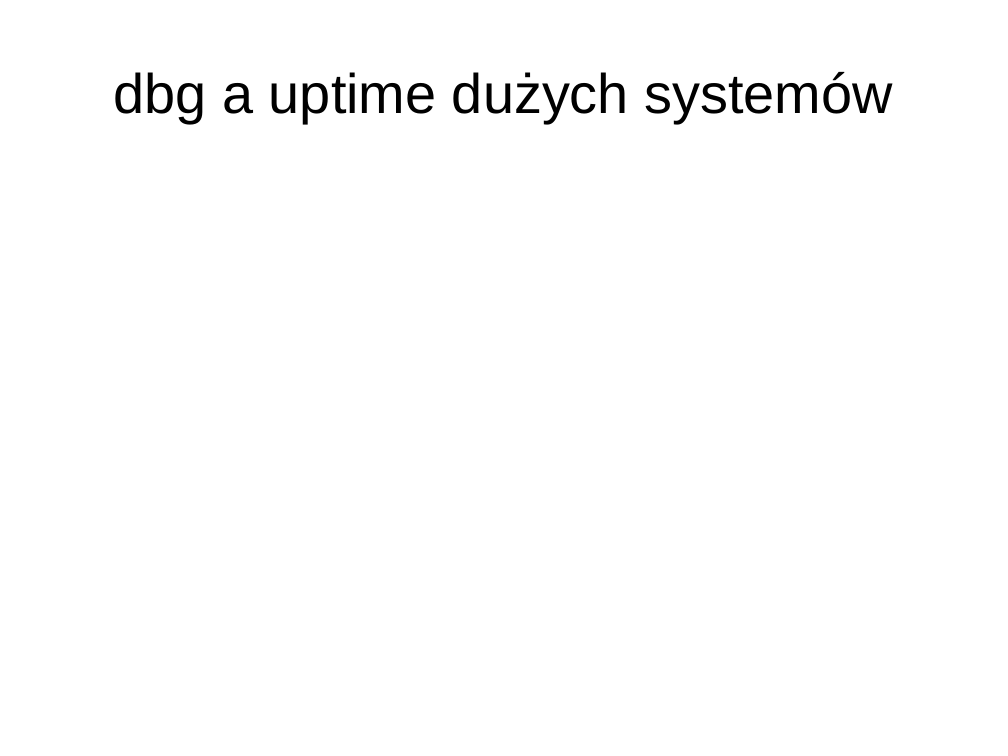
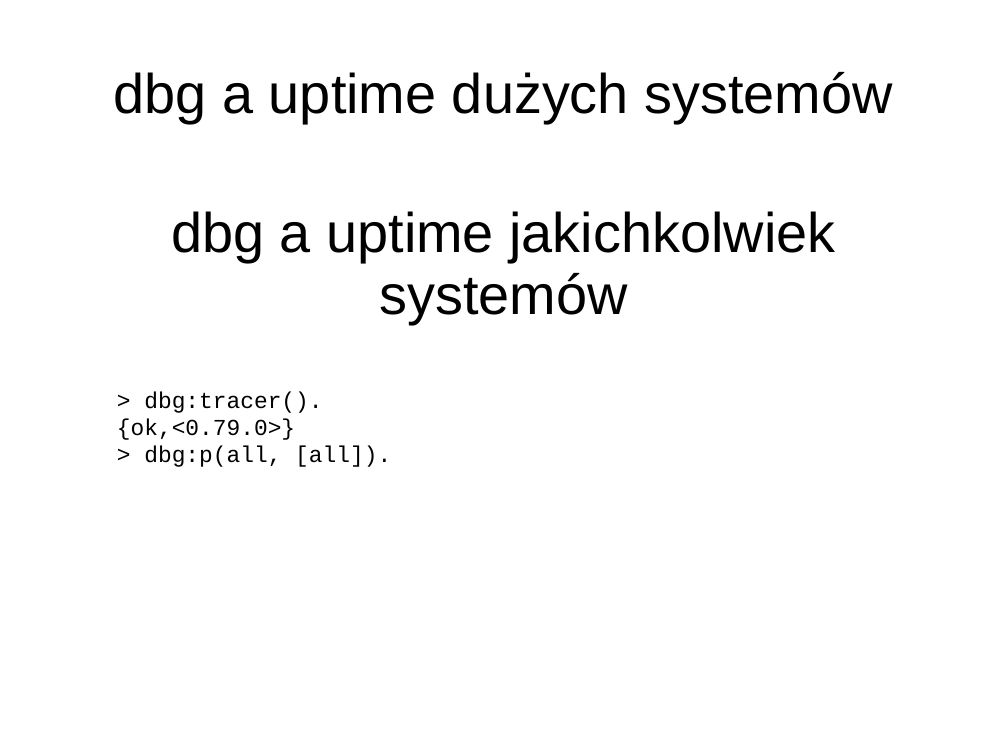
Before and after one commit to matkoniecz/erlang_dbg, a slide deck: slide 12 of Prezentacja.ppt. Drawn at 1008x756 pixels with LibreOffice and Linux fonts; fonts in the diff are those of the drawing. Boxes give left, top, right and bottom in pixels: in the first picture for what was removed or moved away, otherwise in the second. Text is boxed around its words. In the diff, an @@ line names an element or a change of style, - is before the commit and + after.

```diff
--- a/Prezentacja.ppt
+++ b/Prezentacja.ppt
@@ text added at <box>171,211,836,324</box>, 44 pt, text #000000 @@
+dbg a uptime jakichkolwiek systemów
@@ text added at <box>117,392,391,467</box>, 18 pt, text #000000 @@
+> dbg:tracer().
+{ok,<0.79.0>}
+> dbg:p(all, [all]).
```
Also in this commit, not shown: 5 other slides changed, 2 slides added, 1 slide removed.
